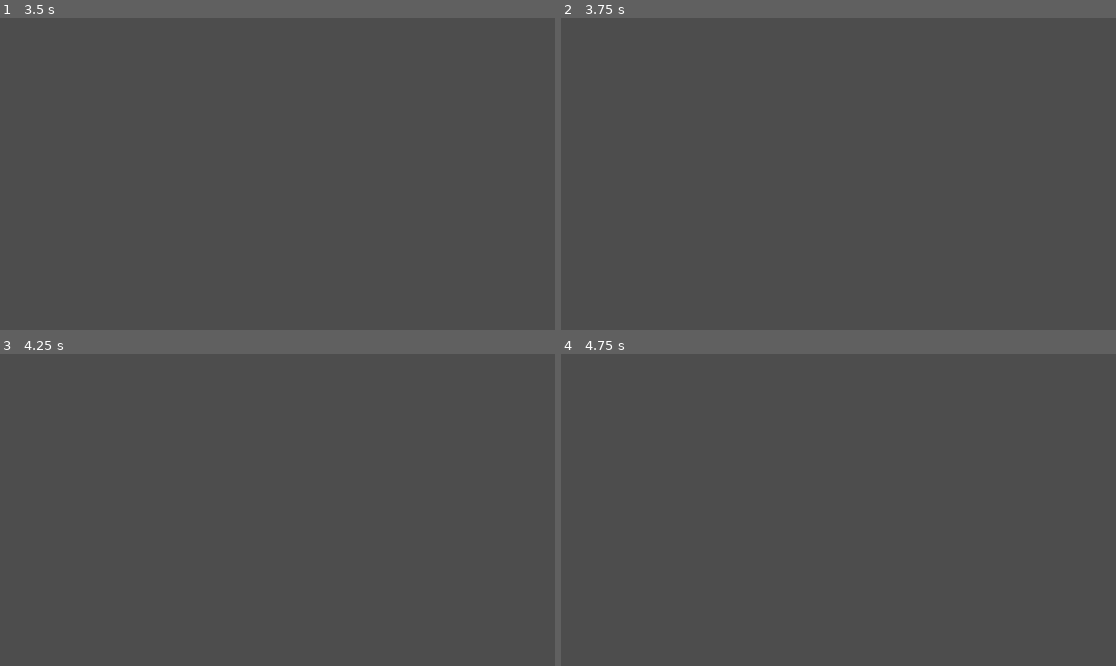
Above: before the commit, frames 1-4 (two rows, left to right).
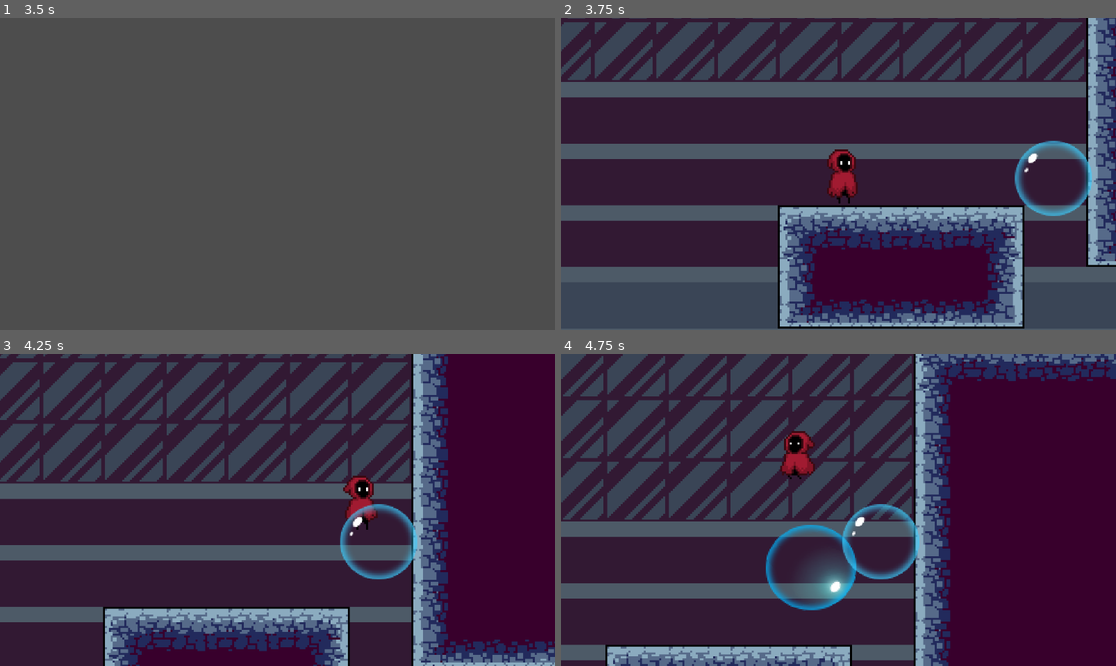
Above: after the commit, the same moments.

Repository: pxD1311/Bubble-Realms-The-Lost-Knight
Game: Godot game, scene res://scenes/level_1.tscn
The game is run twice, just before and just after one commit, with the same random seed, the same clock (stepped at 60 frames per second) and the same inputs.
Inputs (mouse positions are in pixels of both pictures, inside the frame that each line leads up to):
- Up to frame 1 (3.5 s): move the mouse to (399, 158) at 0.52 s; hold S (crouch) 0.53-1.28 s; hold D (move_right) 0.53-2.03 s; tap Space (jump) at 0.77, 1.52, 3.02 s; move the mouse to (166, 189) at 1.27 s; click (166, 189) at 1.35 s; move the mouse to (333, 105) at 2.02 s; hold A (move_left) 2.03-2.78 s; right-click (333, 105) at 2.1 s; move the mouse to (249, 236) at 2.77 s; hold D (move_right) from 2.78 s (still down); tap S (crouch) at 2.85 s
- Up to frame 2 (3.75 s): keep holding D (move_right); tap Enter at 3.5 s; move the mouse to (1005, 220) at 3.52 s; click (1005, 220) at 3.6 s
- Up to frame 3 (4.25 s): keep holding D (move_right); tap Space (jump) at 3.77 s
- Up to frame 4 (4.75 s): move the mouse to (672, 463) at 4.27 s; release D (move_right) at 4.28 s; hold A (move_left) from 4.28 s (still down); right-click (672, 463) at 4.35 s; tap Space (jump) at 4.52 s

Frame 1 is identical in both runs. In frame 2, 83% of the frame differs, in the area x 0-100%, y 0-100%; in frame 3, 86%; in frame 4, 84%.
Error before the commit: Invalid call. Nonexistent function 'handle_kill_zone' in base 'Node (GameManager.gd)'. (res://scripts/killzone.gd:7)

Commit message:
issue resolved

Diff:
--- a/GameManager.gd
+++ b/GameManager.gd
@@ -1,21 +1,24 @@
 extends Node
 
+# Enum for game states
 enum GameState { MENU, PLAYING, PAUSED, GAME_OVER }
 var current_state = GameState.MENU
+
+# Autosave variables
 var autosave_timer = 0.0
 var autosave_interval = 60.0  # Autosave every 60 seconds
 
-var player_stats = {"hp": 100, "attack": 10, "xp": 0, "level": 1, "score" : 0}
+# Player stats
+var player_stats = {"hp": 100, "attack": 10, "xp": 0, "level": 1, "score": 0}
+
+# Store the current scene path for restarting
+var current_scene_path = ""
 
 func _ready():
-	# Set initial state or load saved game data if needed
-	load_scene("res://scenes/level_1.tscn")
-	#load_main_menu()
 	# Set the initial state or load saved game data
 	call_deferred("load_scene", "res://scenes/levels/level_1.tscn")
 	# Optionally load a main menu instead
 	# load_main_menu()
-
 
 func _process(delta):
 	if current_state == GameState.PLAYING:
@@ -31,6 +34,7 @@
 		elif current_state == GameState.PAUSED:
 			resume_game()
 
+# Game state management
 func start_game():
 	current_state = GameState.PLAYING
 	load_main_menu()
@@ -47,19 +51,28 @@
 	current_state = GameState.PLAYING
 	get_tree().paused = false
 
-func load_hub():
-	load_scene("res://scenes/hub.tscn")
-
+# Scene loading
 func load_main_menu():
 	load_scene("res://scenes/main_menu.tscn")
 
+func load_hub():
+	load_scene("res://scenes/levels/hub.tscn")
+
 func load_scene(scene_path):
 	if ResourceLoader.exists(scene_path):
+		current_scene_path = scene_path  # Store the scene path
 		get_tree().change_scene_to_file(scene_path)
 	else:
 		print("Scene path does not exist: ", scene_path)
 
+func restart_scene():
+	Engine.time_scale = 1  # Reset the time scale
+	if current_scene_path != "":
+		load_scene(current_scene_path)
+	else:
+		print("No scene path to restart!")
 
+# Save and load game
 func save_game():
 	var save_data = {"player_stats": player_stats, "current_state": current_state}
 	var file = FileAccess.open("user://save_game.dat", FileAccess.WRITE)
@@ -87,12 +100,20 @@
 	else:
 		print("Save file not found. Starting a new game.")
 
+# UI updates
 func update_ui():
 	if $HUD/ScoreLabel:
-		$HUD/ScoreLabel.text = "Score: " + str(player_stats["player_score"])
+		$HUD/ScoreLabel.text = "Score: " + str(player_stats["score"])
 	if $HUD/HPLabel:
 		$HUD/HPLabel.text = "HP: " + str(player_stats["hp"])
 
-# Example function for achievements (can be extended later)
-func unlock_achievement(achievement_name):
-	print("Achievement unlocked: ", achievement_name)
+# KillZone handling
+func handle_kill_zone(body):
+	if body.name == "Character":  # Adjust based on your player node's name
+		print("KillZone: Player entered")
+		current_state = GameState.GAME_OVER  # Change game state
+		player_stats["hp"] = 0  # Update player stats (optional)
+		Engine.time_scale = 0.5  # Slow down the game for effect
+
+		# Restart the scene after a short delay
+		get_tree().create_timer(0.5).timeout.connect(restart_scene)
--- a/scenes/levels/hub.tscn
+++ b/scenes/levels/hub.tscn
@@ -36,6 +36,13 @@
 [ext_resource type="Texture2D" uid="uid://usbl4uh3lf2p" path="res://assets/hub_background_layers/Layer_0001_8.png" id="34_ncjkd"]
 [ext_resource type="Texture2D" uid="uid://bdaw3fm5jqth0" path="res://assets/hub_background_layers/Layer_0002_7.png" id="35_ptenq"]
 [ext_resource type="Texture2D" uid="uid://c05k2ea1r8w32" path="res://assets/hub_background_layers/Layer_0003_6.png" id="36_ay1r6"]
+[ext_resource type="Texture2D" uid="uid://c2hb5ffm0vir" path="res://assets/hub_background_layers/Layer_0004_Lights.png" id="37_qmujf"]
+[ext_resource type="Texture2D" uid="uid://cuw1uw0isjipv" path="res://assets/hub_background_layers/Layer_0005_5.png" id="38_vty0h"]
+[ext_resource type="Texture2D" uid="uid://d3lhy2nnx2p3w" path="res://assets/hub_background_layers/Layer_0006_4.png" id="39_4rm7c"]
+[ext_resource type="Texture2D" uid="uid://b16fb1vlxqk3v" path="res://assets/hub_background_layers/Layer_0007_Lights.png" id="40_sk1k6"]
+[ext_resource type="Texture2D" uid="uid://vk802gthiixq" path="res://assets/hub_background_layers/Layer_0008_3.png" id="41_clmof"]
+[ext_resource type="Texture2D" uid="uid://pcw6qdmp641s" path="res://assets/hub_background_layers/Layer_0009_2.png" id="42_7gn17"]
+[ext_resource type="Texture2D" uid="uid://bkxxn7cy5xsvs" path="res://assets/hub_background_layers/Layer_0010_1.png" id="43_0o8ov"]
 
 [sub_resource type="TileSetAtlasSource" id="TileSetAtlasSource_h271k"]
 texture = ExtResource("1_12euc")
@@ -582,3 +589,38 @@
 
 [node name="Sprite2D" type="Sprite2D" parent="ParallaxBackground/ParallaxLayer4"]
 texture = ExtResource("36_ay1r6")
+
+[node name="ParallaxLayer5" type="ParallaxLayer" parent="ParallaxBackground"]
+
+[node name="Sprite2D" type="Sprite2D" parent="ParallaxBackground/ParallaxLayer5"]
+texture = ExtResource("37_qmujf")
+
+[node name="ParallaxLayer6" type="ParallaxLayer" parent="ParallaxBackground"]
+
+[node name="Sprite2D" type="Sprite2D" parent="ParallaxBackground/ParallaxLayer6"]
+texture = ExtResource("38_vty0h")
+
+[node name="ParallaxLayer7" type="ParallaxLayer" parent="ParallaxBackground"]
+
+[node name="Sprite2D" type="Sprite2D" parent="ParallaxBackground/ParallaxLayer7"]
+texture = ExtResource("39_4rm7c")
+
+[node name="ParallaxLayer8" type="ParallaxLayer" parent="ParallaxBackground"]
+
+[node name="Sprite2D" type="Sprite2D" parent="ParallaxBackground/ParallaxLayer8"]
+texture = ExtResource("40_sk1k6")
+
+[node name="ParallaxLayer9" type="ParallaxLayer" parent="ParallaxBackground"]
+
+[node name="Sprite2D" type="Sprite2D" parent="ParallaxBackground/ParallaxLayer9"]
+texture = ExtResource("41_clmof")
+
+[node name="ParallaxLayer10" type="ParallaxLayer" parent="ParallaxBackground"]
+
+[node name="Sprite2D" type="Sprite2D" parent="ParallaxBackground/ParallaxLayer10"]
+texture = ExtResource("42_7gn17")
+
+[node name="ParallaxLayer11" type="ParallaxLayer" parent="ParallaxBackground"]
+
+[node name="Sprite2D" type="Sprite2D" parent="ParallaxBackground/ParallaxLayer11"]
+texture = ExtResource("43_0o8ov")
Not shown: 1 places in scenes/levels/hub.tscn that only renumber resources
